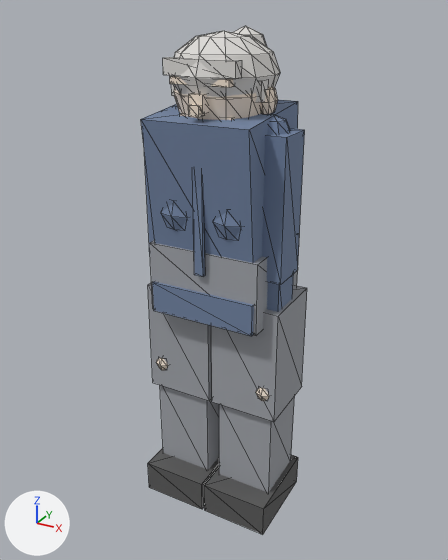
The glTF model ClientWeb/src/assets/models/characters/char_f_senior.glb as it was, and as the next commit left it.
Rendered twice from a camera (50 mm lens) standing at (0.0895, -0.1648, 0.1659) and looking at (-0.0013, 0.0002, 0.0834). The axes (+X, +Y, +Z) are drawn at lower left. The lights are the same throughout. The first picture is the older version. Mesh edges are drawn as thin lines. Where no turn or scale is listed for an object, it has been applied to the vertices.

Names of what the first picture shows: 'CharacterMesh'.
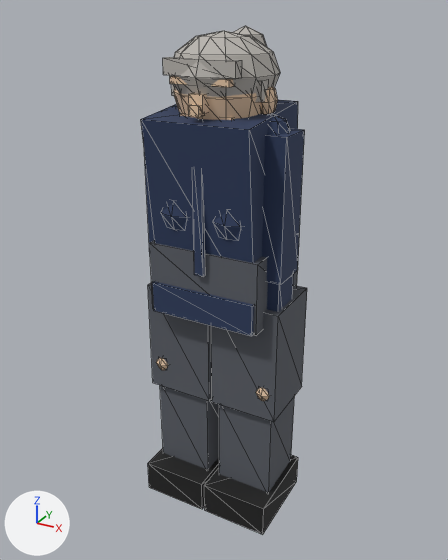
Boxes (x1, y1, x2, y2) around the edits, measured in the pictures (448 x 560 px):
'CharacterMesh', recoloured (darker): (141, 26, 307, 534) in both

The change in detail:
Material 'PedestrianHead' (mat_pedestrianhead) changes colour from pale yellow #f5e5d4 to beige #e8c8a8; in linear values from (0.91, 0.784, 0.659) to (0.807, 0.578, 0.392).
Material 'PedestrianHair' (mat_pedestrianhair) changes colour from light grey #dddbd7 to grey #b8b4ae; in linear values from (0.722, 0.706, 0.682) to (0.479, 0.456, 0.423).
Material 'PedestrianBody' (mat_pedestrianbody) changes colour from blue #7183a2 to dark blue #2a3a5c; in linear values from (0.165, 0.227, 0.361) to (0.0232, 0.0423, 0.107).
Material 'PedestrianPants' (mat_pedestrianpants) changes colour from grey #a0a4aa to dark grey #5a5e66; in linear values from (0.353, 0.369, 0.4) to (0.102, 0.112, 0.133).
Material 'PedestrianShoes' (mat_pedestrianshoes) changes colour from dark grey #5a5a5a to black #1a1a1a; in linear values from (0.102, 0.102, 0.102) to (0.0103, 0.0103, 0.0103).
